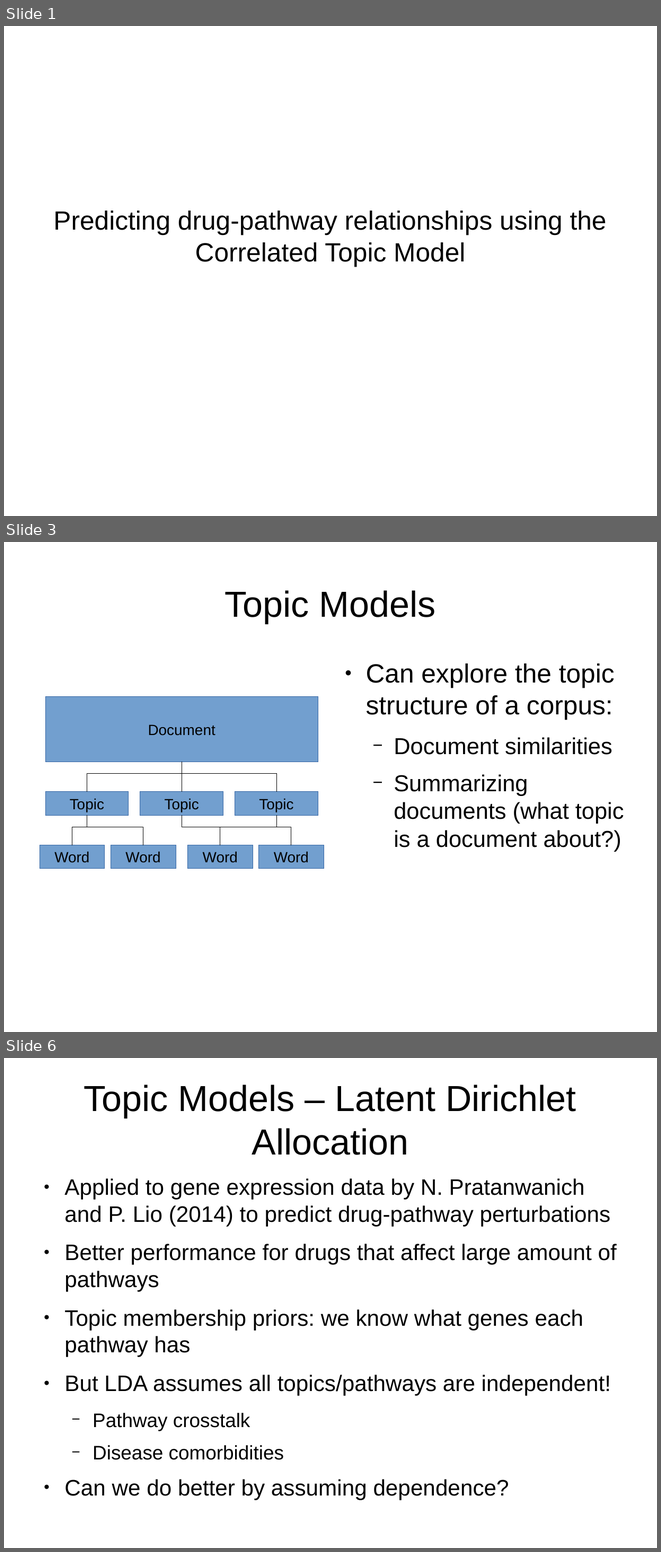
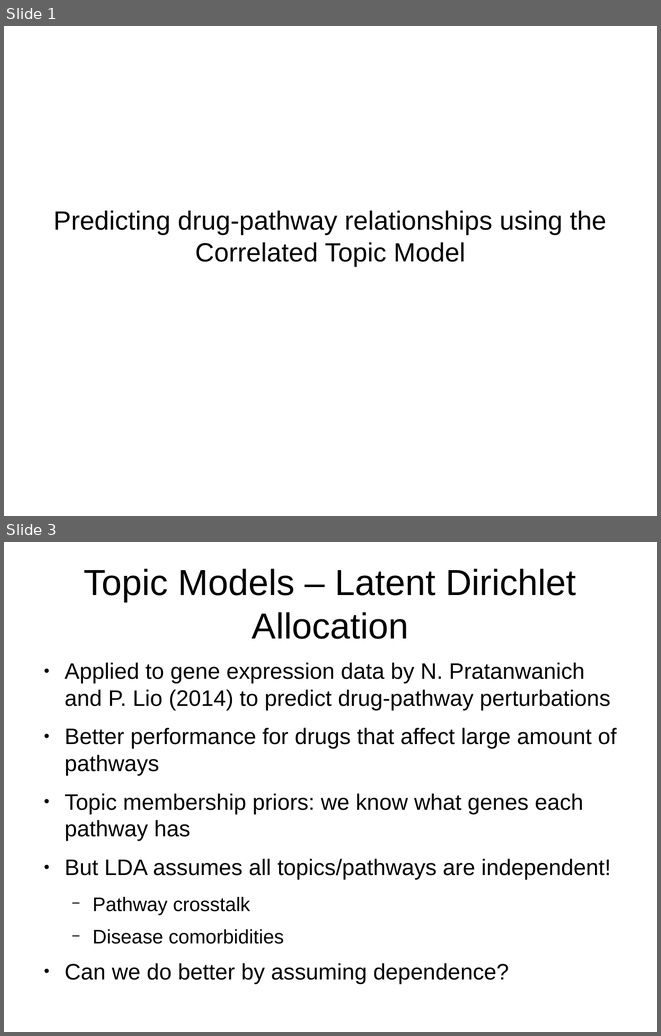
Before and after one commit to mildbyte/part2-dissertation, a slide deck: other/progress-report-presentation.odp. Shown one above the other, each under a label of ours: slides 1, 3 and 6 before the commit, slides 1 and 3 after it; the slides between them are not shown. The pictures are 661x1552 and 661x1036 pixels, drawn with LibreOffice and Linux fonts; fonts in the diff are those of the drawing. Boxes give left, top, right and bottom in pixels: in the first picture for what was removed or moved away, otherwise in the second. Text is boxed around its words. In the diff, an @@ line names an element or a change of style, - is before the commit and + after.

```diff
--- a/other/progress-report-presentation.odp
+++ b/other/progress-report-presentation.odp
@@ slide 3 removed at (4,542,657,1032), background #FFFFFF @@
@@ title removed at (224,590,436,623) @@
-Topic Models
@@ text removed at (366,663,624,852) @@
-● Can explore the topic structure of a corpus:
-  − Document similarities
-  − Summarizing documents (what topic is a document about?)
@@ rectangle removed at (45,697,318,762) @@
-Document
@@ elbow line removed from (182, 762) to (87, 792) @@
@@ elbow line removed from (182, 792) to (182, 762) @@
@@ elbow line removed from (182, 762) to (276, 792) @@
@@ rectangle removed at (45,792,129,815) @@
-Topic
@@ rectangle removed at (140,792,223,815) @@
-Topic
@@ rectangle removed at (235,792,318,815) @@
-Topic
@@ elbow line removed from (87, 815) to (72, 845) @@
@@ elbow line removed from (87, 815) to (143, 845) @@
@@ elbow line removed from (182, 815) to (220, 845) @@
@@ elbow line removed from (276, 815) to (220, 845) @@
@@ elbow line removed from (276, 815) to (291, 845) @@
@@ rectangle removed at (40,845,105,868) @@
-Word
@@ rectangle removed at (111,845,176,868) @@
-Word
@@ rectangle removed at (188,845,253,868) @@
-Word
@@ rectangle removed at (259,845,324,868) @@
-Word
@@ what was slide 6 is now slide 3 @@
```
Also in this commit, not shown: 1 slide changed, 3 other slides removed.
